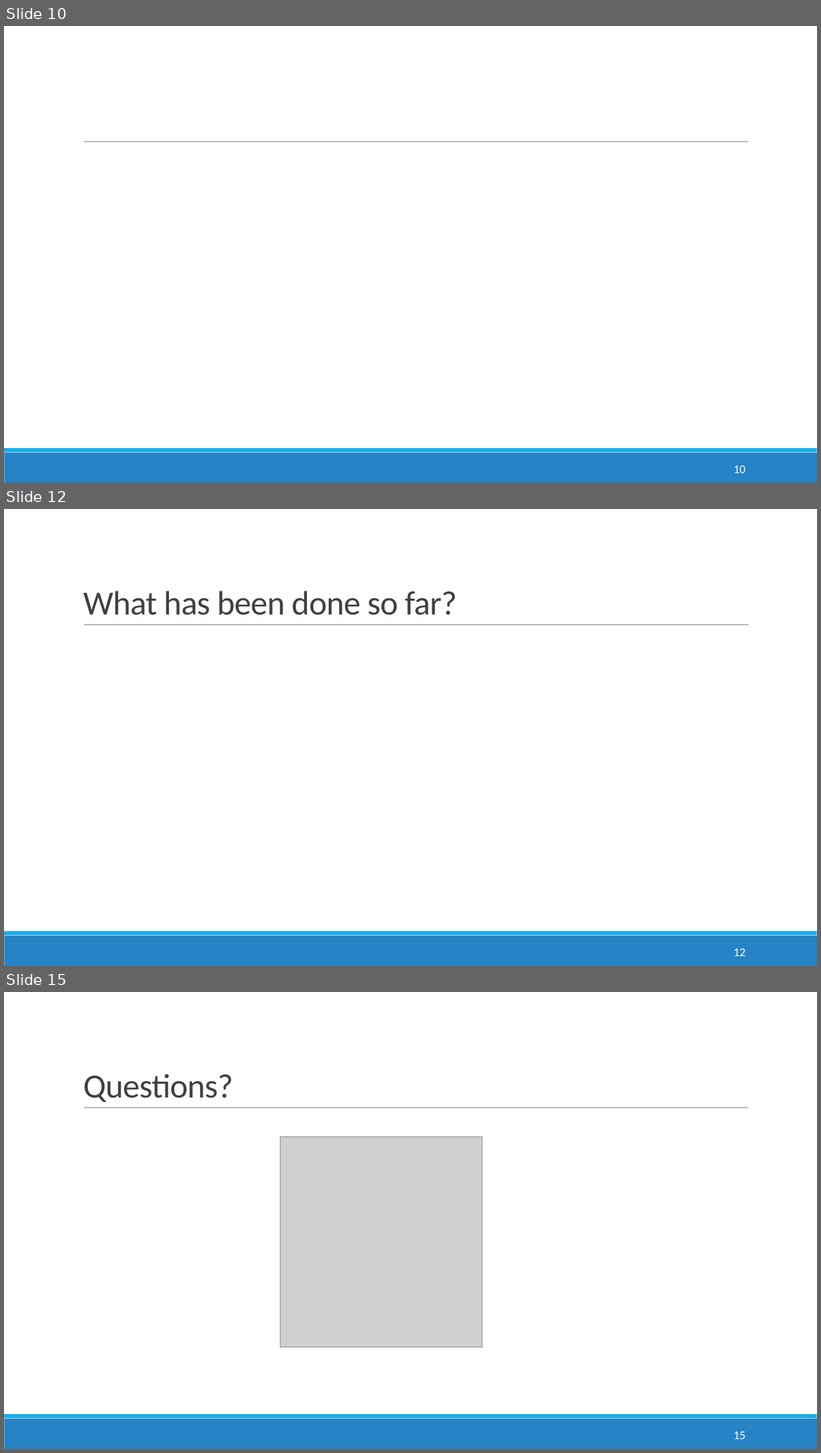
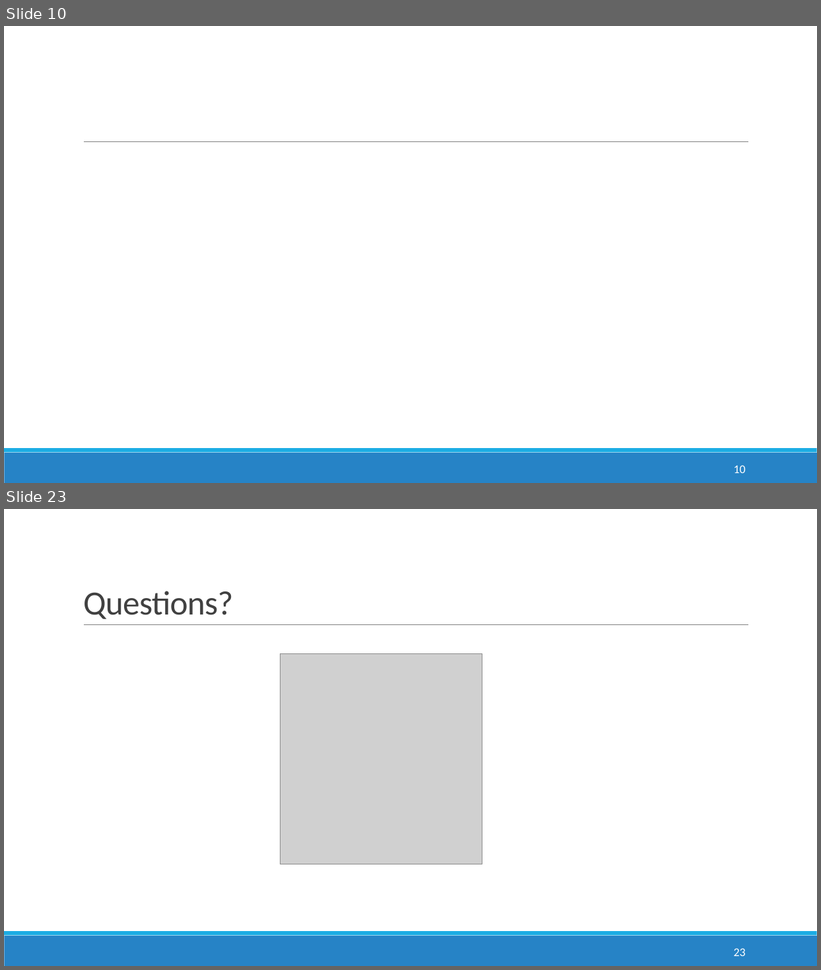
Before and after one commit to anirudhtomer/MScThesis, a slide deck: mid term presentation.pptx. Shown one above the other, each under a label of ours: slides 10, 12 and 15 before the commit, slides 10 and 23 after it; the slides between them are not shown. The pictures are 821x1453 and 821x970 pixels, drawn with LibreOffice and Linux fonts; fonts in the diff are those of the drawing; grey boxes stand for pictures; background and template pictures are left out. Boxes give left, top, right and bottom in pixels: in the first picture for what was removed or moved away, otherwise in the second. Text is boxed around its words. In the diff, an @@ line names an element or a change of style, - is before the commit and + after.

```diff
--- a/mid term presentation.pptx
+++ b/mid term presentation.pptx
@@ slide 12 removed at bbox=[4, 509, 817, 966], background #FFFFFF; not listed: 3 template elements that a slide beside it also shows @@
@@ title removed at bbox=[83, 591, 457, 615] @@
-What has been done so far?
@@ page number removed at bbox=[734, 949, 746, 956] @@
-12
@@ what was slide 15 is now slide 23 @@
@@ page number at bbox=[734, 949, 746, 956]: text changed @@
-15
+23
```
Also in this commit, not shown: 5 slides changed, 11 slides added, 2 other slides removed, 20 other files.
